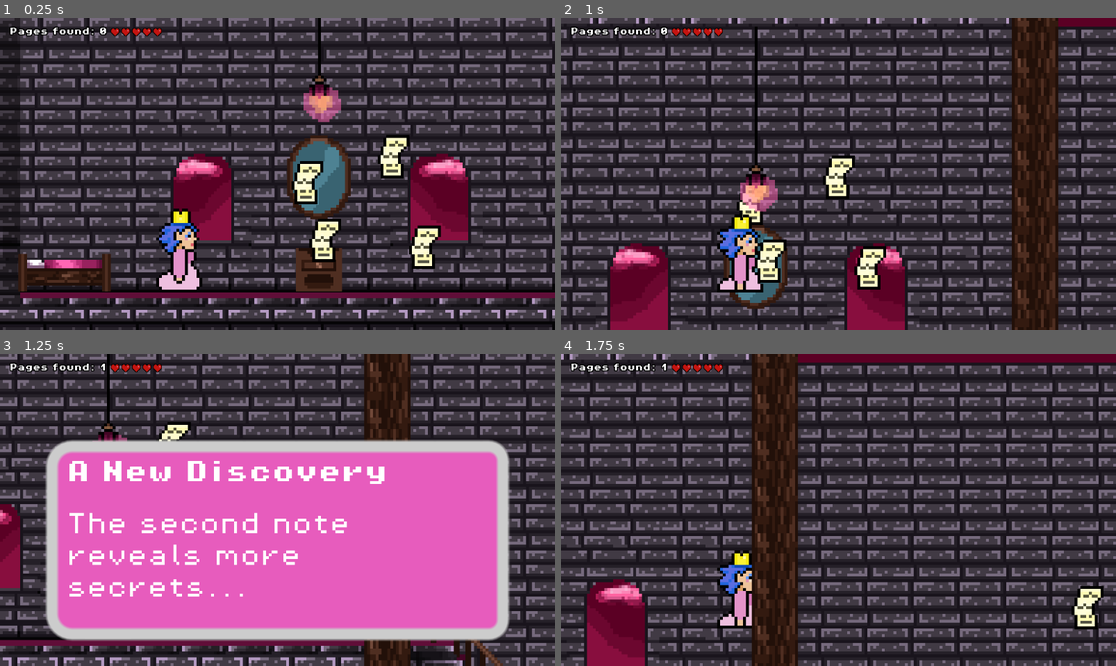
Above: before the commit, frames 1-4 (two rows, left to right).
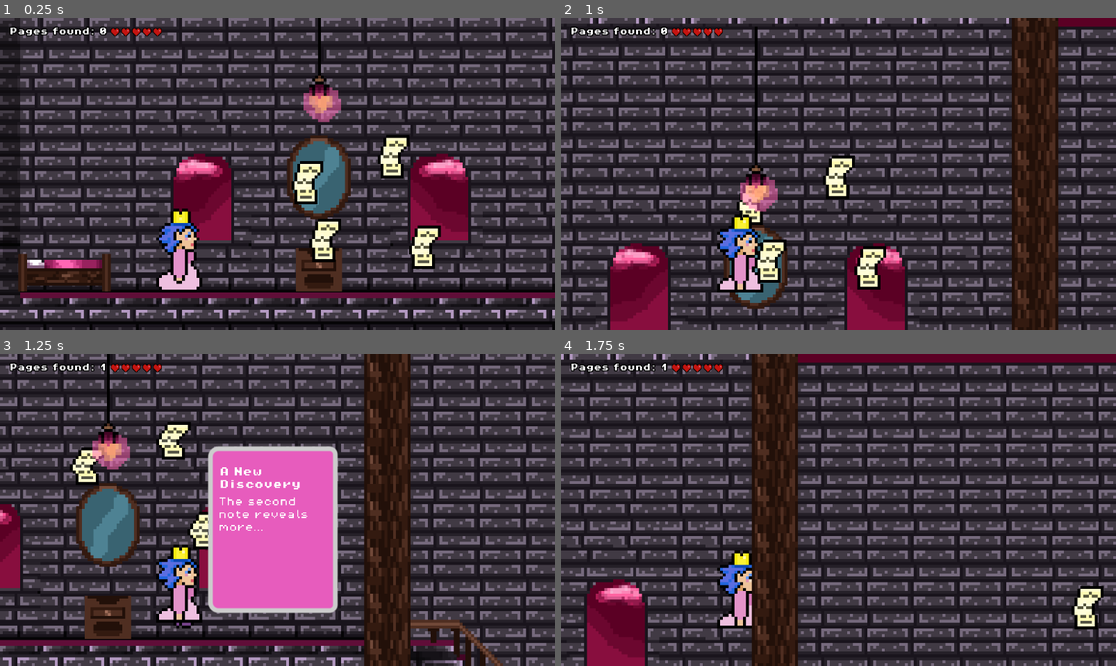
Above: after the commit, the same moments.

Repository: Gert1337/Game1
Game: Godot game, scene res://scenes/game.tscn
Two runs of this game, one before a commit and one after it. Both use one fixed random seed, a clock stepped at 60 frames per second and the inputs below.
Inputs:
- Up to frame 1 (0.25 s): no input
- Up to frame 2 (1 s): tap Enter (ui_accept) at 0.5 s; hold Right (move_right) from 0.53 s (still down); tap Z (shoot) at 0.6 s; tap Space (jump) at 0.77 s
- Up to frame 3 (1.25 s): keep holding Right (move_right)
- Up to frame 4 (1.75 s): keep holding Right (move_right); tap Z (shoot) at 1.35 s; tap Space (jump) at 1.52 s

Frames 1-2 are identical in both runs. In frame 3, 45% of the frame differs, in the area x 8-92%, y 27-92%; in frame 4, nothing differs.

Commit message:
better placement for notes

Diff:
--- a/scenes/dialog.tscn
+++ b/scenes/dialog.tscn
@@ -18,29 +18,38 @@
 [node name="DialogBox" type="Control"]
 z_index = 14
 layout_mode = 3
-anchors_preset = 0
+offset_left = 443.0
+offset_top = 245.0
+offset_right = 726.0
+offset_bottom = 424.0
+grow_horizontal = 2
+grow_vertical = 2
+size_flags_horizontal = 3
+size_flags_vertical = 3
+size_flags_stretch_ratio = 0.0
 script = ExtResource("1_pkx4w")
 
 [node name="PanelContainer" type="Panel" parent="."]
-custom_minimum_size = Vector2(160, 24)
+custom_minimum_size = Vector2(81, 24)
 layout_mode = 1
-anchors_preset = 12
-anchor_top = 1.0
-anchor_right = 1.0
-anchor_bottom = 1.0
-offset_left = -80.0
-offset_top = -69.0
-offset_right = 80.0
-grow_horizontal = 2
-grow_vertical = 0
+anchors_preset = -1
+anchor_left = 0.519
+anchor_top = 0.5
+anchor_right = 0.519
+anchor_bottom = 0.5
+offset_left = -23.877
+offset_top = -67.5
+offset_right = 88.123
+offset_bottom = 76.5
+scale = Vector2(0.4, 0.4)
 theme_override_styles/panel = SubResource("StyleBoxFlat_36pgd")
 
 [node name="Titel" type="Label" parent="PanelContainer"]
-layout_mode = 2
-offset_left = 7.0
-offset_top = 7.0
-offset_right = 151.0
-offset_bottom = 30.0
+layout_mode = 1
+offset_left = 10.0001
+offset_top = 17.5
+offset_right = 103.0
+offset_bottom = 40.5
 theme_override_fonts/font = ExtResource("2_tmfn4")
 theme_override_font_sizes/font_size = 8
 text = "hi"
@@ -50,10 +59,14 @@
 
 [node name="Text" type="Label" parent="PanelContainer"]
 layout_mode = 2
-offset_left = 7.0
-offset_top = 25.0
-offset_right = 147.0
-offset_bottom = 58.0
+anchor_left = 0.5
+anchor_top = 0.5
+anchor_right = 0.5
+anchor_bottom = 0.5
+offset_left = -47.0
+offset_top = -28.5
+offset_right = 46.0
+offset_bottom = 4.5
 theme_override_fonts/font = ExtResource("3_auqi6")
 theme_override_font_sizes/font_size = 8
 text = "hi"
